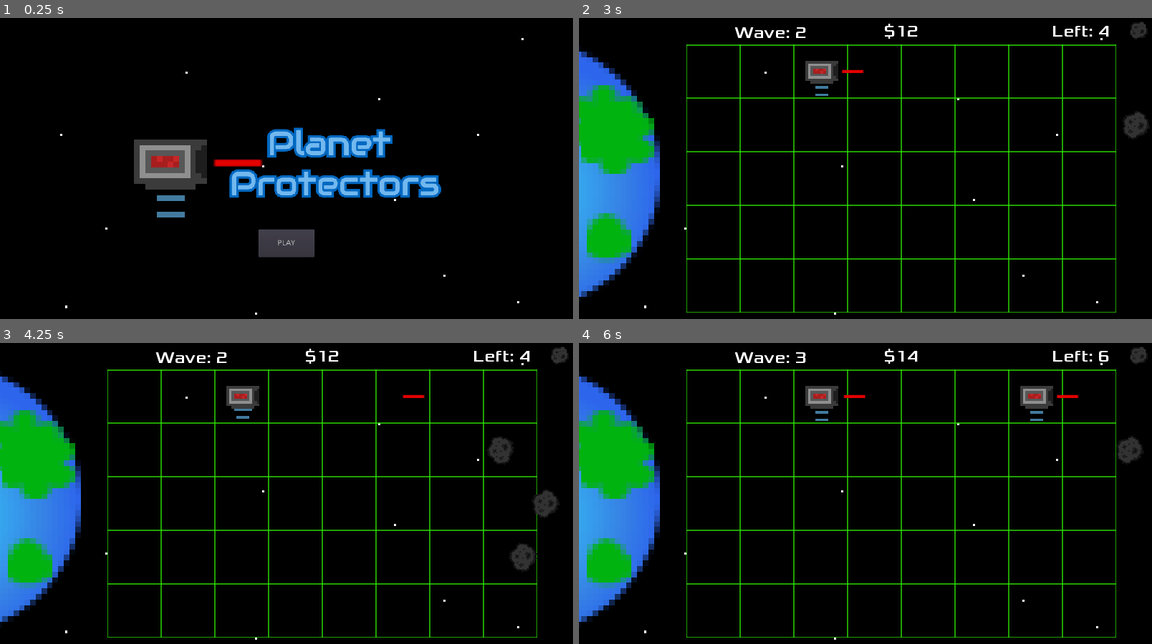
Above: before the commit, frames 1-4 (two rows, left to right).
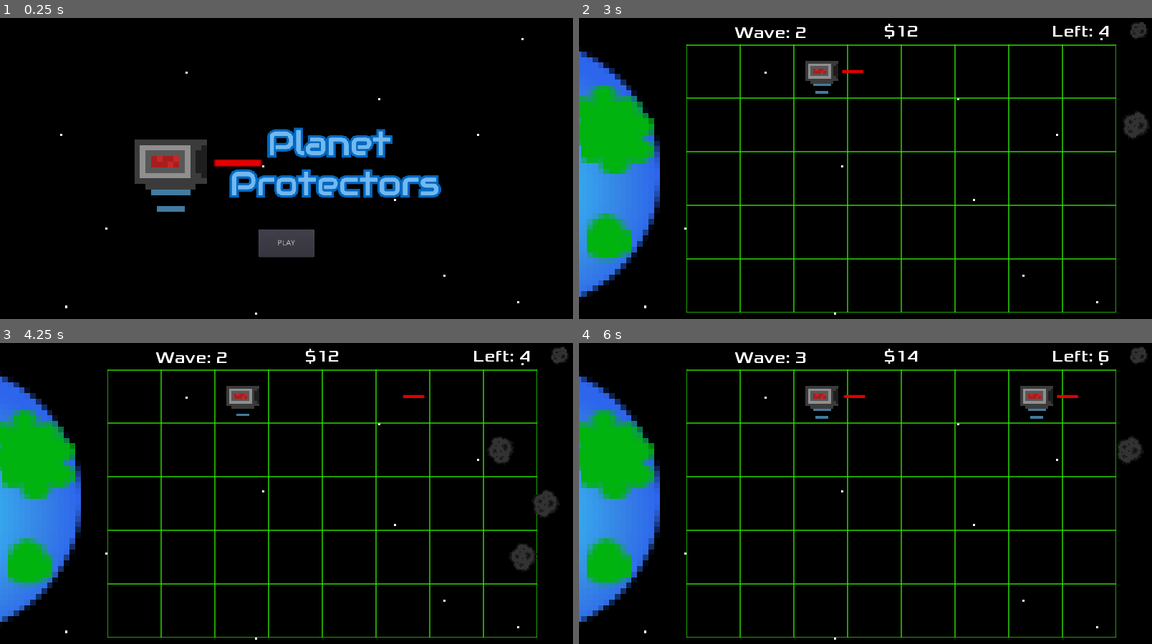
Above: after the commit, the same moments.

Repository: EthanMHolland/PlanetProtectors
Game: Godot game, scene res://src/TitleScreen.tscn
The game is run twice, just before and just after one commit, with the same random seed, the same clock (stepped at 60 frames per second) and the same inputs.
Inputs (mouse positions are in pixels of both pictures, inside the frame that each line leads up to):
- Up to frame 1 (0.25 s): no input
- Up to frame 2 (3 s): click "PLAY" at 0.5 s; move the mouse to (710, 72) at 1.27 s; tap 0 (add_funds) at 1.35 s; move the mouse to (768, 72) at 2.02 s; tap = (increase_wave) at 2.1 s; move the mouse to (819, 72) at 2.77 s; click (819, 72) at 2.85 s
- Up to frame 3 (4.25 s): move the mouse to (297, 397) at 3.52 s; tap - (stop_asteroid_spawning) at 3.6 s
- Up to frame 4 (6 s): move the mouse to (928, 397) at 4.27 s; tap 0 (add_funds) at 4.35 s; move the mouse to (980, 397) at 5.02 s; tap = (increase_wave) at 5.1 s; move the mouse to (1037, 397) at 5.77 s; click (1037, 397) at 5.85 s

The runs differ from the first frame. In frame 1, 0.4% of the frame differs, in the area x 23-34%, y 40-67%; in frame 2, less than 0.1%; in frame 3, less than 0.1%; in frame 4, 0.2%.

Commit message:
Add sound when asteroid gets hit by laser and explodes

Diff:
--- a/project/src/LaserTower.tscn
+++ b/project/src/LaserTower.tscn
@@ -40,7 +40,6 @@
 position = Vector2( 0, 1.77778 )
 frames = SubResource( 4 )
 animation = "idling"
-frame = 1
 playing = true
 
 [node name="CollisionShape2D" type="CollisionShape2D" parent="."]
@@ -56,6 +55,6 @@
 
 [node name="LaserShootSound" type="AudioStreamPlayer2D" parent="."]
 stream = ExtResource( 3 )
-volume_db = -45.0
+volume_db = -40.0
 [connection signal="area_entered" from="." to="." method="_on_LaserTower_area_entered"]
 [connection signal="timeout" from="ShootTimer" to="." method="_on_ShootTimer_timeout"]
--- a/project/src/Level.gd
+++ b/project/src/Level.gd
@@ -101,6 +101,7 @@
 
 
 func _on_AsteroidDestroyed():
+	$AsteroidExplodeSound.play()
 	_asteroids_destroyed += 1
 	_total_asteroids_destroyed += 1
 	_money += 2
--- a/project/src/Level.tscn
+++ b/project/src/Level.tscn
@@ -7,6 +7,7 @@
 [ext_resource path="res://assets/asteroid.png" type="Texture" id=5]
 [ext_resource path="res://assets/Xolonium-Regular.ttf" type="DynamicFontData" id=6]
 [ext_resource path="res://assets/sounds/game.wav" type="AudioStream" id=7]
+[ext_resource path="res://assets/sounds/asteroid_explode.wav" type="AudioStream" id=8]
 
 [sub_resource type="DynamicFont" id=1]
 size = 30
@@ -232,6 +233,10 @@
 [node name="BackgroundMusic" type="AudioStreamPlayer2D" parent="."]
 stream = ExtResource( 7 )
 volume_db = -10.0
+
+[node name="AsteroidExplodeSound" type="AudioStreamPlayer2D" parent="."]
+stream = ExtResource( 8 )
+volume_db = -10.0
 [connection signal="area_entered" from="Planet" to="." method="_on_Planet_area_entered"]
 [connection signal="timeout" from="BetweenWavesTimer" to="." method="_on_BetweenWavesTimer_timeout"]
 [connection signal="timeout" from="SpawnerTimer" to="." method="_on_SpawnerTimer_timeout"]
Not shown, added: project/assets/sounds/asteroid_explode.wav.import
Not shown: 1 places in project/src/Level.tscn that only renumber resources
Not shown, added: project/assets/sounds/asteroid_explode.wav
